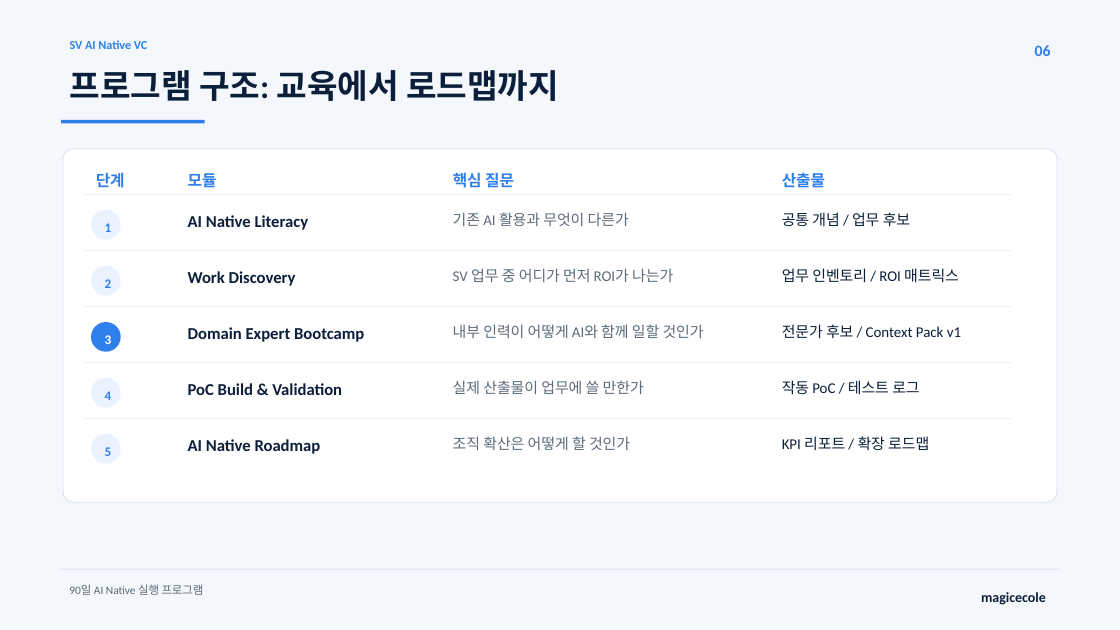
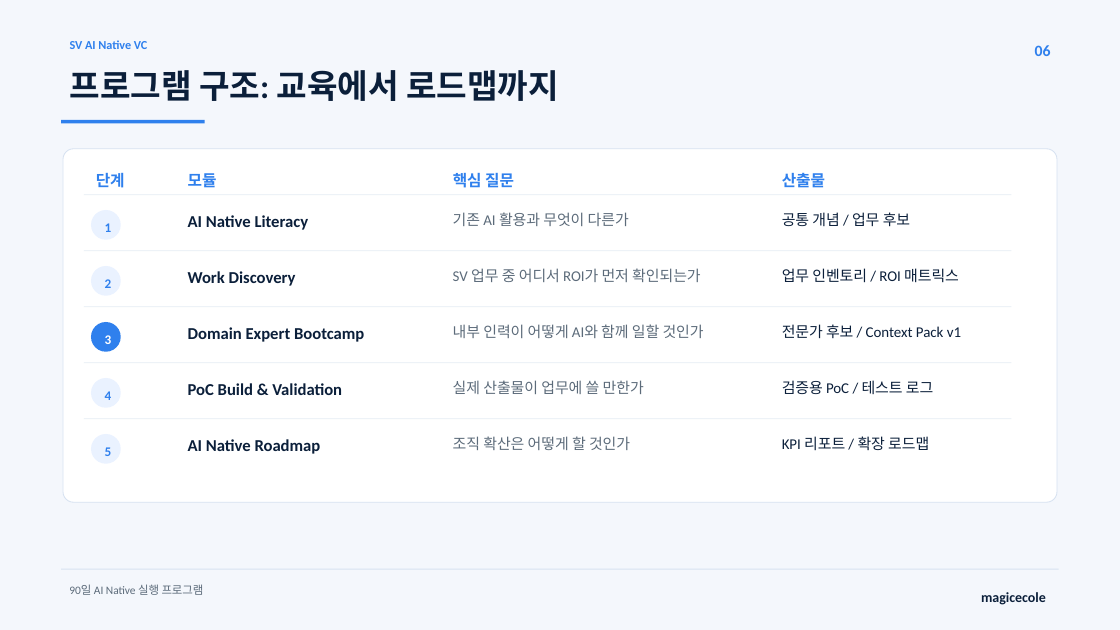
Before and after one commit to MagicecoleAI/svinvest-ai-native-vc-workshop, a slide deck: slide 6 of outputs/SV_AI_Native_90일_실행프로그램.pptx. Drawn at 1120x630 pixels with LibreOffice and Linux fonts; fonts in the diff are those of the drawing. Boxes give left, top, right and bottom in pixels: in the first picture for what was removed or moved away, otherwise in the second. Text is boxed around its words. In the diff, an @@ line names an element or a change of style, - is before the commit and + after.

```diff
--- a/outputs/SV_AI_Native_90일_실행프로그램.pptx
+++ b/outputs/SV_AI_Native_90일_실행프로그램.pptx
@@ text at (453, 268, 700, 282): text changed @@
-SV 업무 중 어디가 먼저 ROI가 나는가
+SV 업무 중 어디서 ROI가 먼저 확인되는가
@@ text at (782, 380, 933, 394): text changed @@
-작동 PoC / 테스트 로그
+검증용 PoC / 테스트 로그
```
Also in this commit, not shown: 9 other slides changed, 1 other file.
